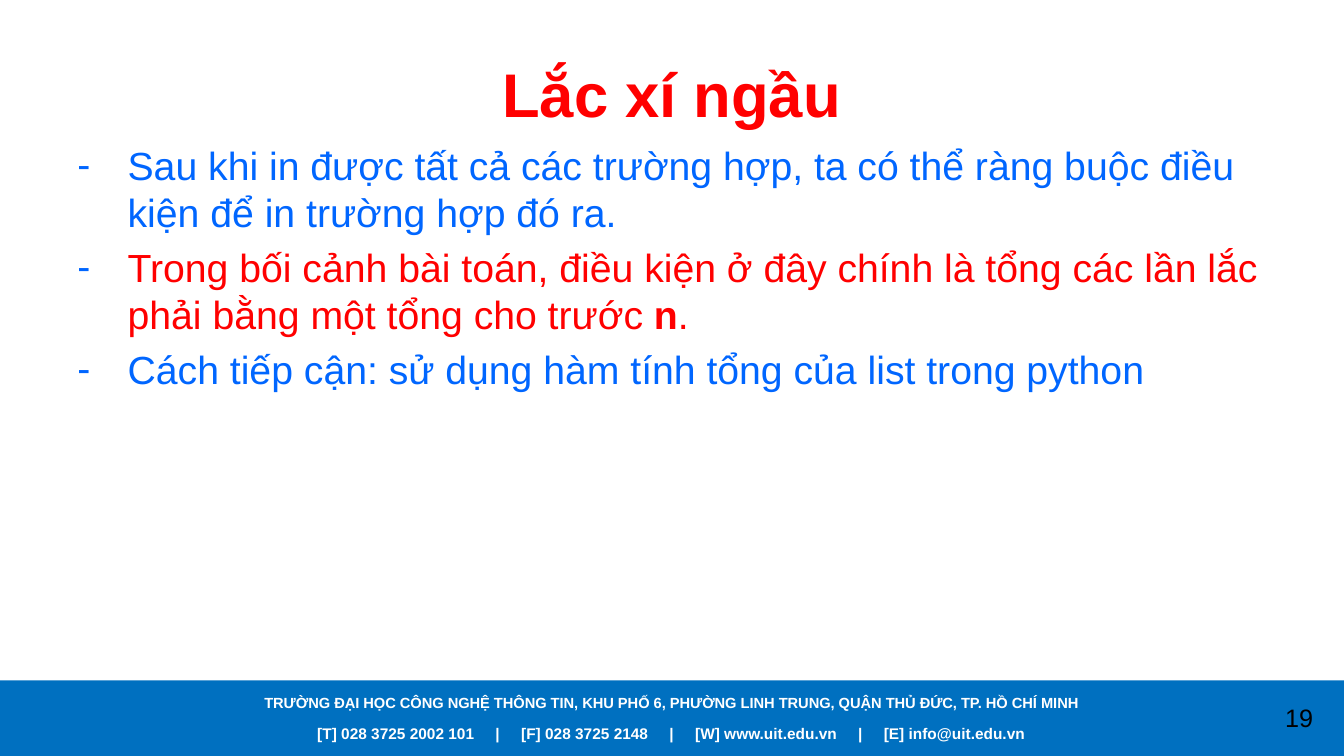
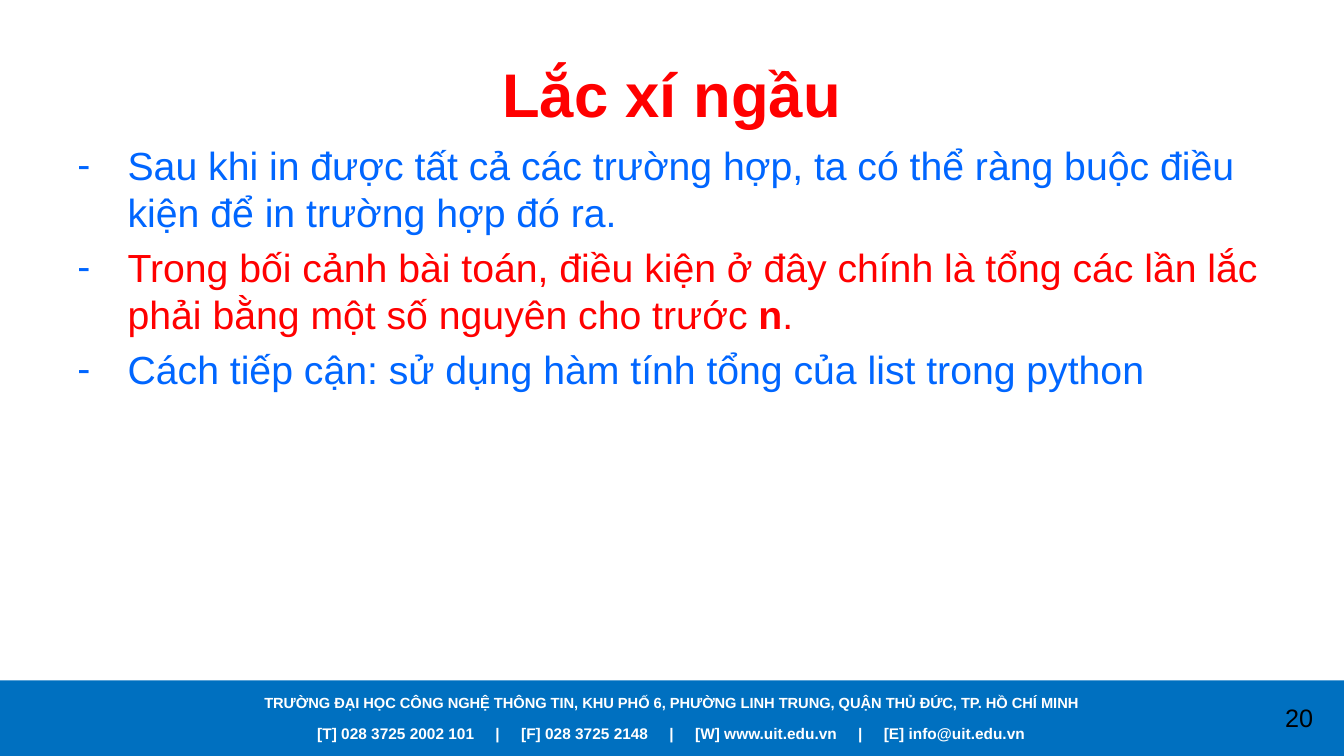
Before and after one commit to caodoanh2001/CS112.L21.KHMT, a slide deck: slide 20 of Seminar/Backtracking.pptx (slide 19 before the commit). Drawn at 1344x756 pixels with LibreOffice and Linux fonts; fonts in the diff are those of the drawing; background and template pictures are left out. Boxes give left, top, right and bottom in pixels: in the first picture for what was removed or moved away, otherwise in the second. Text is boxed around its words. In the diff, an @@ line names an element or a change of style, - is before the commit and + after.

```diff
--- a/Seminar/Backtracking.pptx
+++ b/Seminar/Backtracking.pptx
@@ text at [128, 251, 1257, 337]: text changed @@
-– Trong bối cảnh bài toán, điều kiện ở đây chính là tổng các lần lắc phải bằng một tổng cho trước n.
+– Trong bối cảnh bài toán, điều kiện ở đây chính là tổng các lần lắc phải bằng một số nguyên cho trước n.
@@ page number at [1285, 709, 1313, 727]: text changed @@
-19
+20
```
Also in this commit, not shown: 11 other slides changed, 1 slide added.
